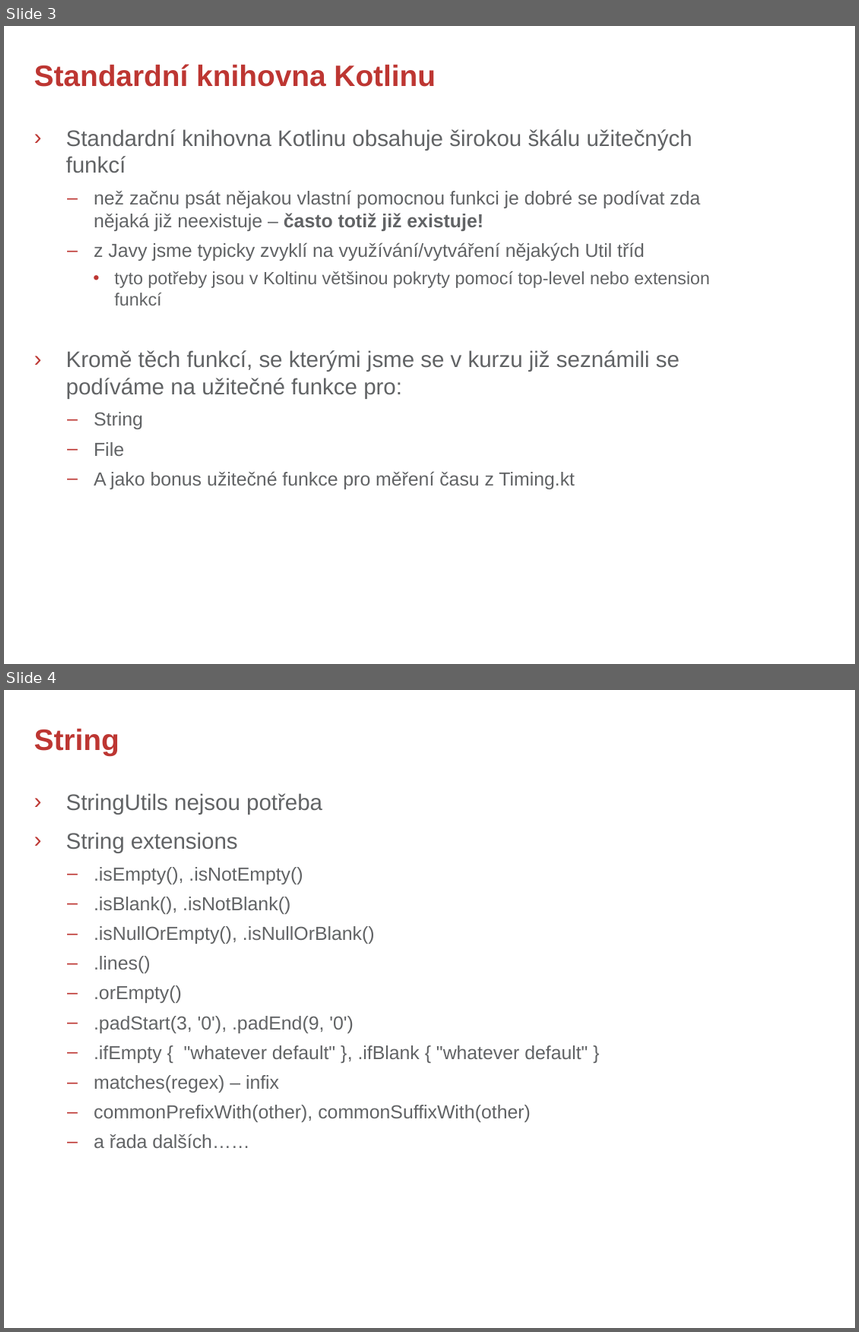
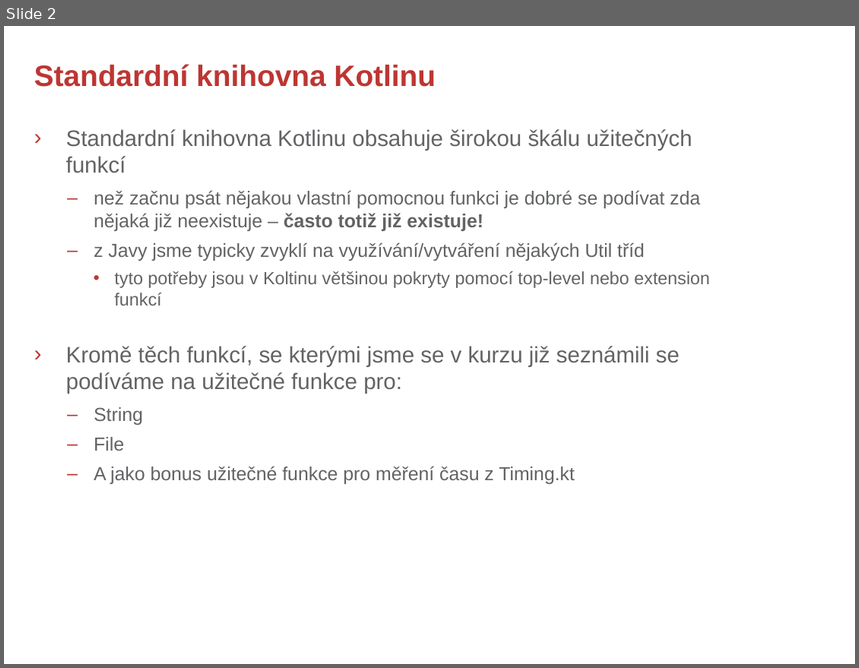
Before and after one commit to rokusjar/KotlinSkoleni, a slide deck: slides/Kotlin - 5. Helpful Extensions.pptx. Shown one above the other, each under a label of ours: slides 3 and 4 before the commit, slide 2 after it. The pictures are 859x1332 and 859x668 pixels, drawn with LibreOffice and Linux fonts; fonts in the diff are those of the drawing; background and template pictures are left out. Boxes give left, top, right and bottom in pixels: in the first picture for what was removed or moved away, otherwise in the second. Text is boxed around its words. In the diff, an @@ line names an element or a change of style, - is before the commit and + after.

Commit message:
more examples into Helpful extension slides

```diff
--- a/slides/Kotlin - 5. Helpful Extensions.pptx
+++ b/slides/Kotlin - 5. Helpful Extensions.pptx
@@ slide 4 removed at bbox=[4, 690, 855, 1328], background #FFFFFF @@
@@ title removed at bbox=[34, 729, 120, 755] @@
-String
@@ text removed at bbox=[66, 793, 588, 1148] @@
-› StringUtils nejsou potřeba
-› String extensions
-  – .isEmpty(), .isNotEmpty()
-  – .isBlank(), .isNotBlank()
-  – .isNullOrEmpty(), .isNullOrBlank()
-  – .lines()
-  – .orEmpty()
-  – .padStart(3, '0'), .padEnd(9, '0')
-  – .ifEmpty { "whatever default" }, .ifBlank { "whatever default" }
-  – matches(regex) – infix
-  – commonPrefixWith(other), commonSuffixWith(other)
-  – a řada dalších……
@@ what was slide 3 is now slide 2 @@
@@ slide 2 changed as well @@
@@ text at bbox=[66, 129, 693, 394]: indent changed @@
```
Also in this commit, not shown: 3 other slides changed, 3 slides added, 4 other slides removed.
